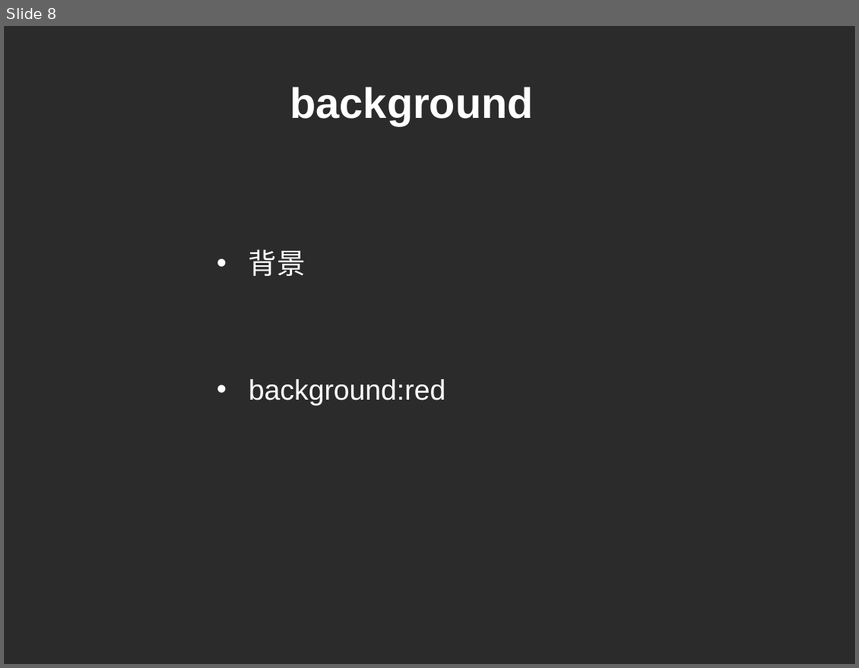
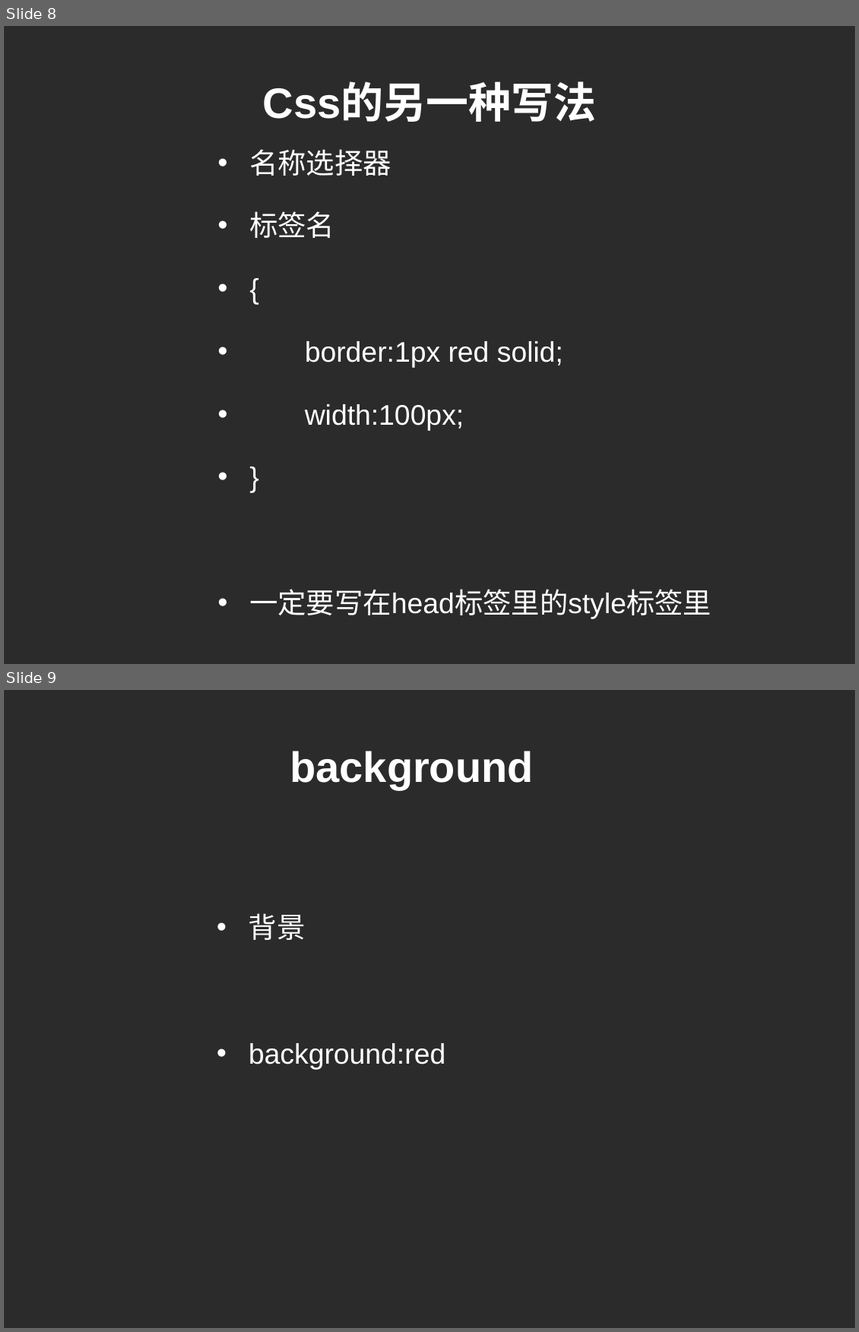
Before and after one commit to cd-vr1class/homework, a slide deck: ppt/7-5CSS基础.ppt. Shown one above the other, each under a label of ours: slide 8 before the commit, slides 8 and 9 after it. The pictures are 859x668 and 859x1332 pixels, drawn with LibreOffice and Linux fonts; fonts in the diff are those of the drawing; background and template pictures are left out; a plain dark background stands for a picture behind light text. Boxes give left, top, right and bottom in pixels: in the first picture for what was removed or moved away, otherwise in the second. Text is boxed around its words. In the diff, an @@ line names an element or a change of style, - is before the commit and + after.

```diff
--- a/ppt/7-5CSS基础.ppt
+++ b/ppt/7-5CSS基础.ppt
@@ slide 8 added at [4, 26, 855, 664], background picture (left out) @@
@@ title added at [263, 85, 597, 122], 36 pt, text #FFFFFF, bold @@
+Css的另一种写法
@@ text added at [249, 149, 712, 620], 24 pt, text #FFFFFF @@
+• 名称选择器
+• 标签名
+• {
+• border:1px red solid;
+• width:100px;
+• }
+• 一定要写在head标签里的style标签里
@@ what was slide 8 is now slide 9 @@
```
Also in this commit, not shown: 2 slides changed, 5 other files.
